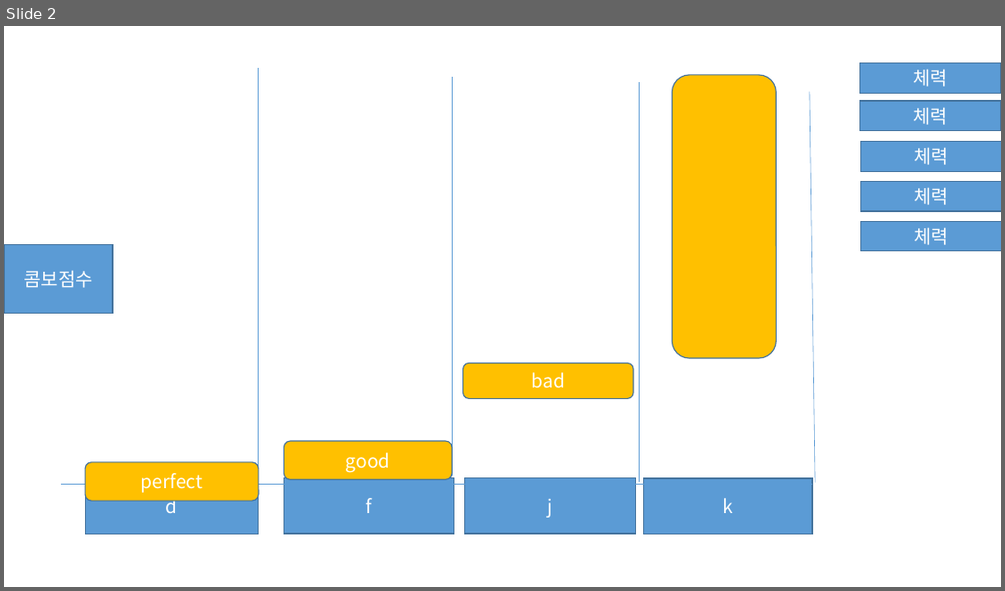
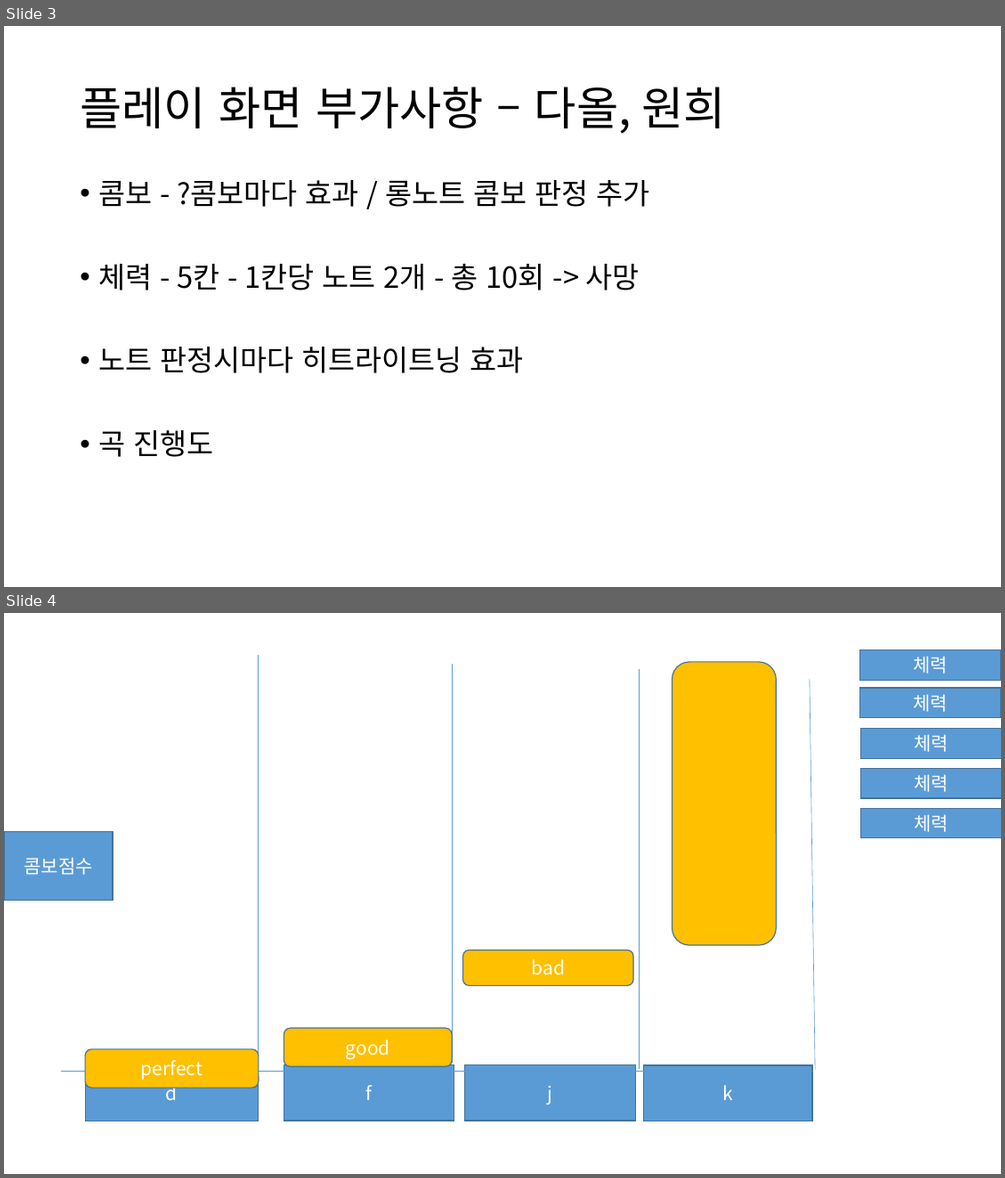
Before and after one commit to jisoo97/Tmax2, a slide deck: rhythm star.pptx. Shown one above the other, each under a label of ours: slide 2 before the commit, slides 3 and 4 after it. The pictures are 1005x591 and 1005x1178 pixels, drawn with LibreOffice and Linux fonts; fonts in the diff are those of the drawing. Boxes give left, top, right and bottom in pixels: in the first picture for what was removed or moved away, otherwise in the second. Text is boxed around its words. In the diff, an @@ line names an element or a change of style, - is before the commit and + after.

```diff
--- a/rhythm star.pptx
+++ b/rhythm star.pptx
@@ slide 3 added at (x1=4, y1=26, x2=1001, y2=587), background #FFFFFF @@
@@ title added at (x1=80, y1=87, x2=725, y2=134), 44 pt, text #000000 @@
+플레이 화면 부가사항 – 다올, 원희
@@ text added at (x1=98, y1=180, x2=649, y2=457), 28 pt, text #000000 @@
+• 콤보 - ?콤보마다 효과 / 롱노트 콤보 판정 추가
+• 체력 - 5칸 - 1칸당 노트 2개 - 총 10회 -> 사망
+• 노트 판정시마다 히트라이트닝 효과
+• 곡 진행도
@@ what was slide 2 is now slide 4 @@
```
Also in this commit, not shown: 1 other slide added, 3 other files.
